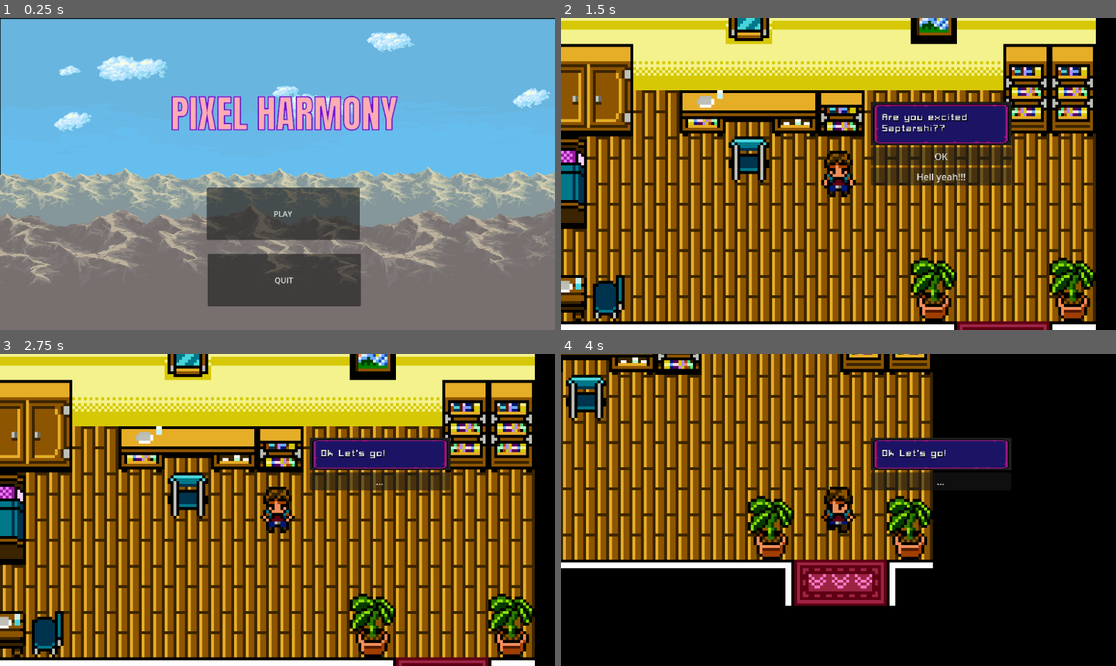
Above: before the commit, frames 1-4 (two rows, left to right).
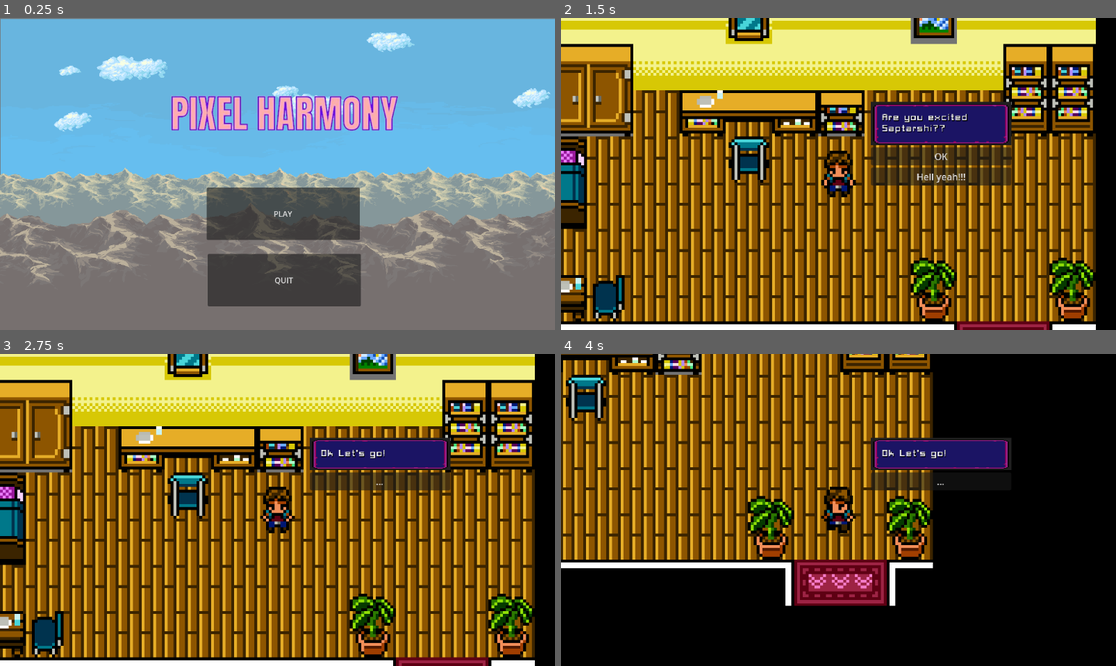
Above: after the commit, the same moments.

Repository: Mastermind-sap/nits-hacks
Game: Godot game, scene res://Main/main.tscn
The game is run twice, just before and just after one commit, with the same random seed, the same clock (stepped at 60 frames per second) and the same inputs.
Inputs:
- Up to frame 1 (0.25 s): no input
- Up to frame 2 (1.5 s): click "PLAY" at 0.5 s; click "..." at 1.25 s
- Up to frame 3 (2.75 s): click "OK" at 2 s
- Up to frame 4 (4 s): tap Enter at 2.75 s; hold Right (right) 2.78-3.53 s; hold Down (down) from 3.53 s (still down)

The runs differ from the first frame. In frame 1, 0.5% of the frame differs, in the area x 0-100%, y 0-51%; in frame 2, 0.4%; in frame 3, 0.4%; in frame 4, less than 0.1%.

Commit message:
added transition(buggy) and initial position restored

Diff:
--- a/Player/player.gd
+++ b/Player/player.gd
@@ -34,8 +34,11 @@
 
 
 func _on_door_body_entered(_body):
-	await get_tree().physics_frame
+	#await get_tree().physics_frame
 	get_tree().change_scene_to_file("res://maps/map_1.tscn")
+	#StageManager.changeStage(StageManager.MAP1)
+	position.x=389
+	position.y=312
 
 
 func _on_table_body_entered(_body):
@@ -56,3 +59,11 @@
 func _on_mom_call_body_entered(_body):
 	($dialogue_out/DialogueBox/VBoxContainer/Label as Label).visible=true
 	($dialogue_out/EzDialogue as EzDialogue).start_dialogue(mom_dialogue,state)
+
+
+func _on_indoor_body_entered(_body):
+	#await get_tree().physics_frame
+	get_tree().change_scene_to_file("res://Scenes/home.tscn")
+	#StageManager.changeStage(StageManager.HOME)
+	position.x=157
+	position.y=104
--- /dev/null
+++ b/background/StageManager.gd
@@ -0,0 +1,25 @@
+extends CanvasLayer
+
+const HOME=("res://Scenes/home.tscn")
+const MAP1=("res://maps/map_1.tscn")
+
+func _ready():
+	get_node("ColorRect").hide()
+	get_node("Label").hide()
+
+func changeStage(stage_path):
+	get_node("ColorRect").show()
+	get_node("Label").show()
+	get_node("anim").play("TransIn")
+	await get_node("anim").animation_finished
+
+	#var stage=load(stage_path).instantiate()
+	#get_tree().get_root().get_child(2).free()
+	#get_tree().get_root().add_child(stage)
+	get_tree().change_scene_to_file(stage_path)
+	#if stage.has_node("Player"):
+		#stage.get_node("Player").position=Vector2(x,y)
+
+
+	get_node("anim").play("TransOut")
+	await get_node("anim").animation_finished
--- /dev/null
+++ b/background/StageManager.tscn
@@ -0,0 +1,114 @@
+[gd_scene load_steps=6 format=3 uid="uid://denfmv8opjwm5"]
+
+[ext_resource type="Script" path="res://background/StageManager.gd" id="1_wp462"]
+
+[sub_resource type="Animation" id="Animation_jouvn"]
+resource_name = "TransIn"
+length = 2.0
+tracks/0/type = "value"
+tracks/0/imported = false
+tracks/0/enabled = true
+tracks/0/path = NodePath("ColorRect:modulate")
+tracks/0/interp = 1
+tracks/0/loop_wrap = true
+tracks/0/keys = {
+"times": PackedFloat32Array(0, 1.5),
+"transitions": PackedFloat32Array(1, 1),
+"update": 0,
+"values": [Color(1, 1, 1, 0), Color(1, 1, 1, 1)]
+}
+tracks/1/type = "value"
+tracks/1/imported = false
+tracks/1/enabled = true
+tracks/1/path = NodePath("Label:modulate")
+tracks/1/interp = 1
+tracks/1/loop_wrap = true
+tracks/1/keys = {
+"times": PackedFloat32Array(0, 1.5),
+"transitions": PackedFloat32Array(1, 1),
+"update": 0,
+"values": [Color(1, 1, 1, 0), Color(1, 1, 1, 1)]
+}
+
+[sub_resource type="Animation" id="Animation_qhrf1"]
+resource_name = "TransOut"
+length = 2.0
+tracks/0/type = "value"
+tracks/0/imported = false
+tracks/0/enabled = true
+tracks/0/path = NodePath("ColorRect:modulate")
+tracks/0/interp = 1
+tracks/0/loop_wrap = true
+tracks/0/keys = {
+"times": PackedFloat32Array(0, 1.5),
+"transitions": PackedFloat32Array(1, 1),
+"update": 0,
+"values": [Color(1, 1, 1, 1), Color(1, 1, 1, 0)]
+}
+tracks/1/type = "value"
+tracks/1/imported = false
+tracks/1/enabled = true
+tracks/1/path = NodePath("Label:modulate")
+tracks/1/interp = 1
+tracks/1/loop_wrap = true
+tracks/1/keys = {
+"times": PackedFloat32Array(0, 1.5),
+"transitions": PackedFloat32Array(1, 1),
+"update": 0,
+"values": [Color(1, 1, 1, 1), Color(1, 1, 1, 0)]
+}
+
+[sub_resource type="Animation" id="Animation_373tp"]
+length = 0.001
+tracks/0/type = "value"
+tracks/0/imported = false
+tracks/0/enabled = true
+tracks/0/path = NodePath("ColorRect:modulate")
+tracks/0/interp = 1
+tracks/0/loop_wrap = true
+tracks/0/keys = {
+"times": PackedFloat32Array(0),
+"transitions": PackedFloat32Array(1),
+"update": 0,
+"values": [Color(1, 1, 1, 1)]
+}
+tracks/1/type = "value"
+tracks/1/imported = false
+tracks/1/enabled = true
+tracks/1/path = NodePath("Label:modulate")
+tracks/1/interp = 1
+tracks/1/loop_wrap = true
+tracks/1/keys = {
+"times": PackedFloat32Array(0),
+"transitions": PackedFloat32Array(1),
+"update": 0,
+"values": [Color(1, 1, 1, 1)]
+}
+
+[sub_resource type="AnimationLibrary" id="AnimationLibrary_08fnx"]
+_data = {
+"RESET": SubResource("Animation_373tp"),
+"TransIn": SubResource("Animation_jouvn"),
+"TransOut": SubResource("Animation_qhrf1")
+}
+
+[node name="CanvasLayer" type="CanvasLayer"]
+script = ExtResource("1_wp462")
+
+[node name="anim" type="AnimationPlayer" parent="."]
+libraries = {
+"": SubResource("AnimationLibrary_08fnx")
+}
+
+[node name="ColorRect" type="ColorRect" parent="."]
+offset_right = 1151.0
+offset_bottom = 648.0
+color = Color(0.00784314, 0.00784314, 0.00784314, 1)
+
+[node name="Label" type="Label" parent="."]
+offset_left = 426.0
+offset_top = 260.0
+offset_right = 505.0
+offset_bottom = 283.0
+scale = Vector2(5, 5)
+text = "Loading...."
--- a/background/bg_music.tscn
+++ b/background/bg_music.tscn
@@ -4,4 +4,3 @@
 
 [node name="AudioStreamPlayer2D" type="AudioStreamPlayer2D"]
 stream = ExtResource("1_y7nyp")
-autoplay = true
--- a/maps/map_1.tscn
+++ b/maps/map_1.tscn
@@ -3174,6 +3174,9 @@
 [sub_resource type="RectangleShape2D" id="RectangleShape2D_2du5i"]
 size = Vector2(17, 25)
 
+[sub_resource type="RectangleShape2D" id="RectangleShape2D_oh72l"]
+size = Vector2(52, 12)
+
 [node name="map1" type="Node2D"]
 
 [node name="StaticBody2D" type="StaticBody2D" parent="."]
@@ -3234,6 +3237,13 @@
 position = Vector2(155, 368)
 shape = SubResource("RectangleShape2D_2du5i")
 
+[node name="indoor" type="Area2D" parent="."]
+
+[node name="CollisionShape2D" type="CollisionShape2D" parent="indoor"]
+position = Vector2(399, 296)
+shape = SubResource("RectangleShape2D_oh72l")
+
 [connection signal="body_entered" from="school" to="Player" method="_on_school_body_entered"]
 [connection signal="body_entered" from="tennis_friend" to="Player" method="_on_tennis_friend_body_entered"]
 [connection signal="body_entered" from="mom_call" to="Player" method="_on_mom_call_body_entered"]
+[connection signal="body_entered" from="indoor" to="Player" method="_on_indoor_body_entered"]
--- a/project.godot
+++ b/project.godot
@@ -18,6 +18,7 @@
 [autoload]
 
 BgMusic="*res://background/bg_music.tscn"
+StageManager="*res://background/StageManager.tscn"
 
 [editor_plugins]
 
@@ -50,4 +51,4 @@
 
 textures/canvas_textures/default_texture_filter=0
 renderer/rendering_method="mobile"
-environment/defaults/default_clear_color=Color(0, 0, 0, 1)
+environment/defaults/default_clear_color=Color(0.45098, 0.45098, 0.45098, 1)
Not shown: 1 places in maps/map_1.tscn that only renumber resources
